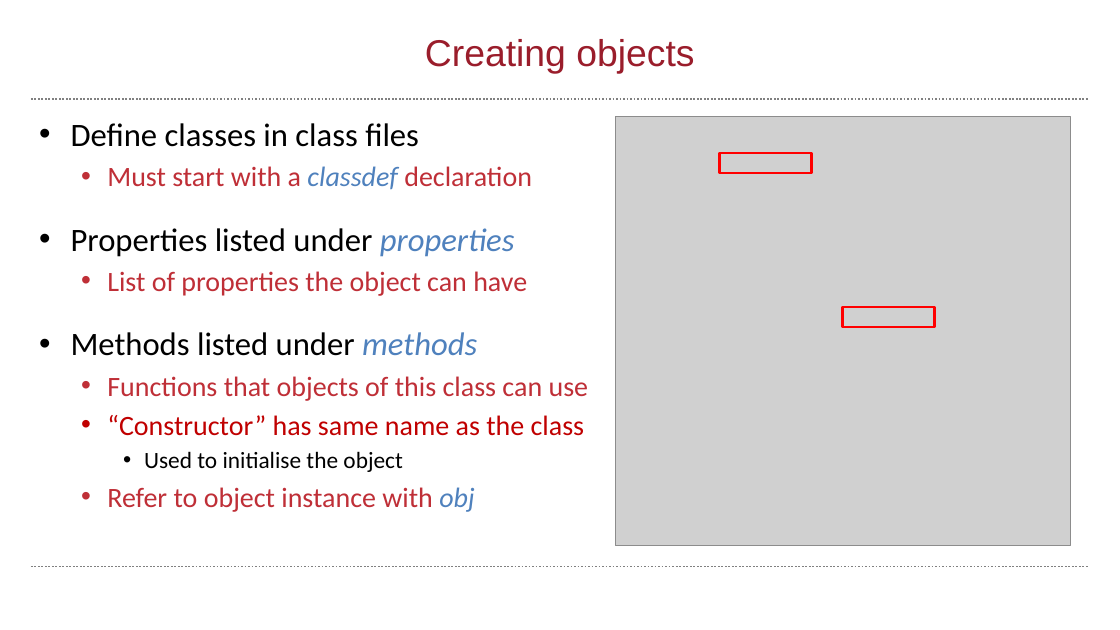
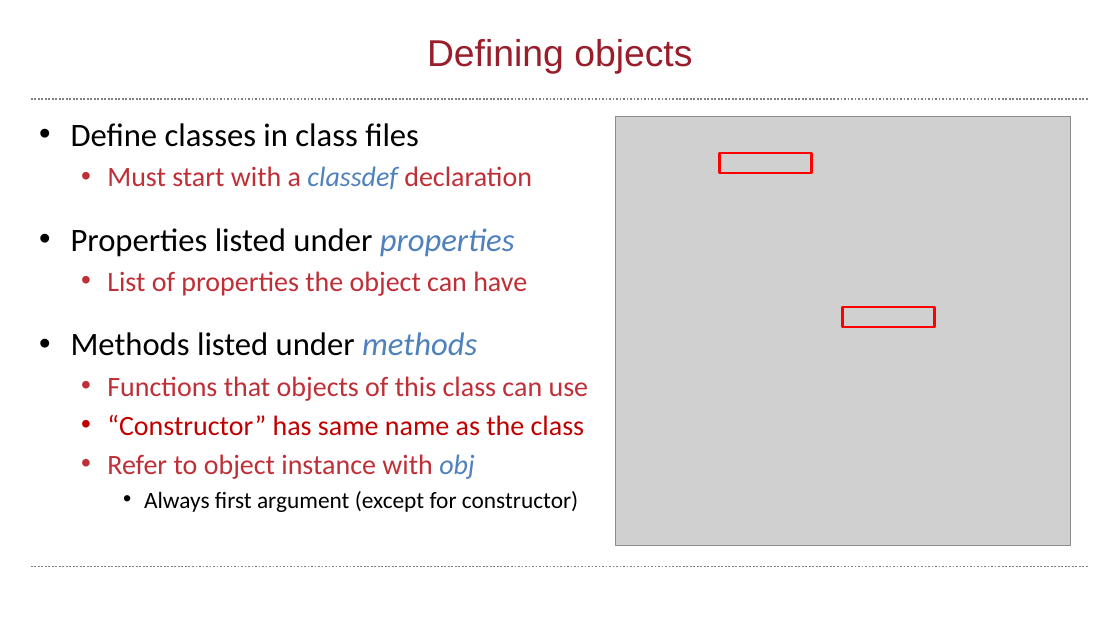
Before and after one commit to wbif-bristol/MATLAB-course, a slide deck: slide 57 of Session 3 - Advanced data structures/MATLAB Session 3.pptx. Drawn at 1120x630 pixels with LibreOffice and Linux fonts; fonts in the diff are those of the drawing; grey boxes stand for pictures; background and template pictures are left out. Boxes give left, top, right and bottom in pixels: in the first picture for what was removed or moved away, otherwise in the second. Text is boxed around its words. In the diff, an @@ line names an element or a change of style, - is before the commit and + after.

```diff
--- a/Session 3 - Advanced data structures/MATLAB Session 3.pptx
+++ b/Session 3 - Advanced data structures/MATLAB Session 3.pptx
@@ title at (427,39,692,74): text changed @@
-Creating objects
+Defining objects
@@ text at (144,451,402,472): paragraph removed @@
-    • Used to initialise the object
@@ text at (144,491,578,512): paragraph added @@
+    • Always first argument (except for constructor)
```
Also in this commit, not shown: 15 other slides changed, 6 slides added, 2 other files.
